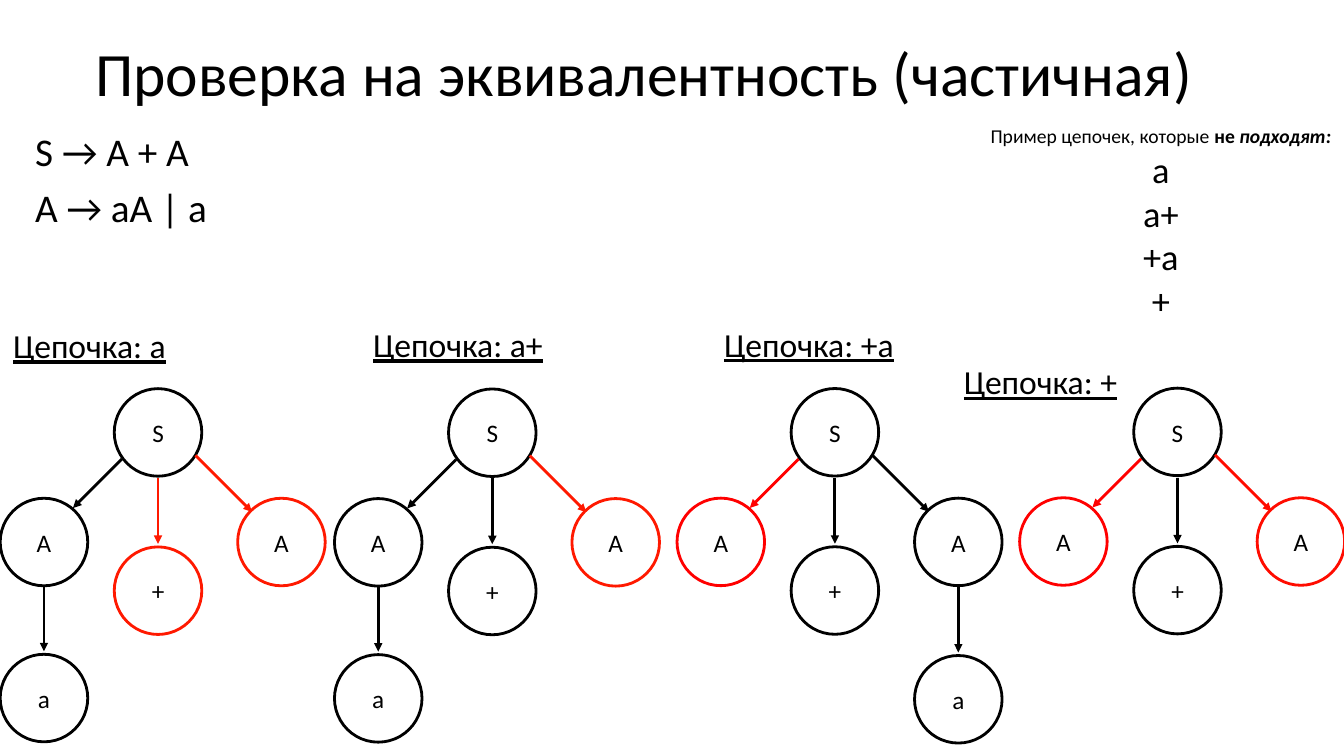
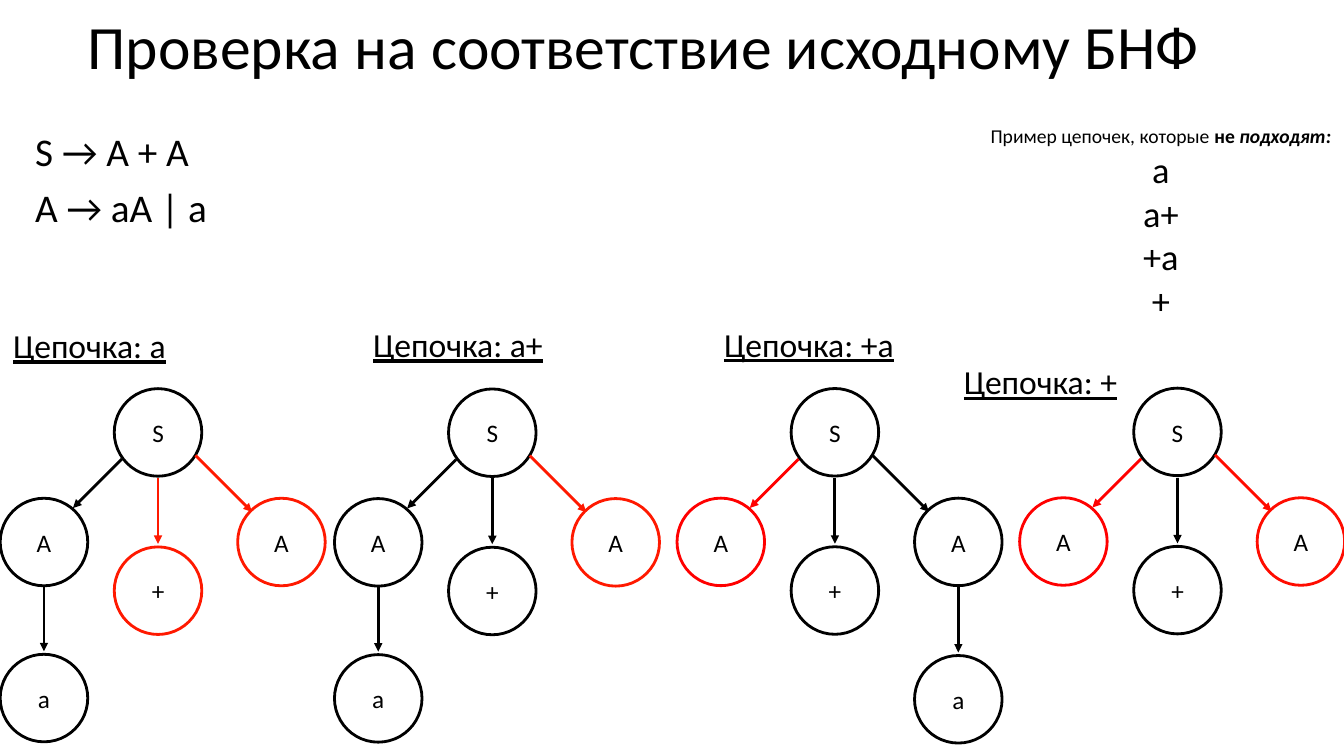
Before and after one commit to goddamnteam/korzun, a slide deck: slide 13 of task6.pptx (slide 12 before the commit). Drawn at 1344x756 pixels with LibreOffice and Linux fonts; fonts in the diff are those of the drawing. Boxes give left, top, right and bottom in pixels: in the first picture for what was removed or moved away, otherwise in the second. Text is boxed around its words. In the diff, an @@ line names an element or a change of style, - is before the commit and + after.

```diff
--- a/task6.pptx
+++ b/task6.pptx
@@ title added at (88,27,1198,79), 44 pt, text #000000 @@
+Проверка на соответствие исходному БНФ
@@ text removed at (95,51,1192,106) @@
-Проверка на эквивалентность (частичная)
```
Also in this commit, not shown: 3 other slides changed, 1 slide added.
